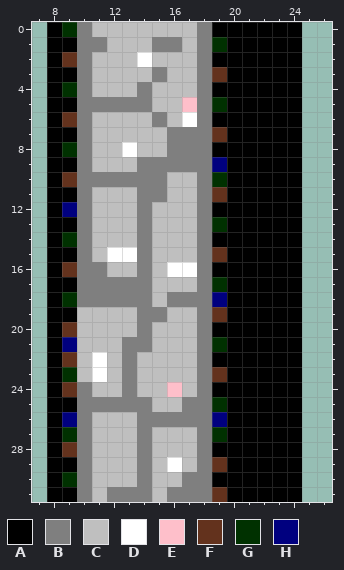
File history of a pixel-art sprite, wall/flagstone/flagstone_5.base.111.png. Above is the file before it was changed.
The file is 32x32 pixels. Shown: x 7..26, y 0..31.
Palette (. is transparent): A #000000  B #7f7f7f  C #bfbfbf  D #ffffff  E #febfca  F #63321d  G #003100  H #00007f
Pixels before, first column x 8:
 0 AGBCCCCCCCBAAAAAA
 1 AABBCCCBBCBGAAAAA
 2 AFBCCCDCCCBAAAAAA
 3 AABCCCCBCCBFAAAAA
 4 AGBCCCBCCCBAAAAAA
 5 AABBBBBCCEBGAAAAA
 6 AFBCCCCBCDBAAAAAA
 7 AABCCCCCBBBFAAAAA
 8 AGBCCDCCBBBAAAAAA
 9 AABCCCBBBBBHAAAAA
10 AFBBBBBBCCBGAAAAA
11 AABCCCBBCCBFAAAAA
12 AHBCCCBCCCBAAAAAA
13 AABCCCBCCCBGAAAAA
14 AGBCCCBCCCBAAAAAA
15 AABCDDBCCCBFAAAAA
16 AFBBCCBCDDBAAAAAA
17 AABBBBBCCCBGAAAAA
18 AGBBBBBCBBBHAAAAA
19 AACCCCBBCCBFAAAAA
20 AFCCCCBCCCBAAAAAA
21 AHCCCBBCCCBGAAAAA
22 AFCDCBCCCCBAAAAAA
23 AGCDCBCCCCBFAAAAA
24 AFBCCBCCECBAAAAAA
25 AABBBBBCCBBGAAAAA
26 AHBCCCBBBBBHAAAAA
27 AGBCCCBCCCBGAAAAA
28 AFBCCCBCCCBAAAAAA
29 AABCCCBCDCBFAAAAA
30 AGBCCCBCCBBAAAAAA
31 AABCBBBCBBBFAAAAA
After:
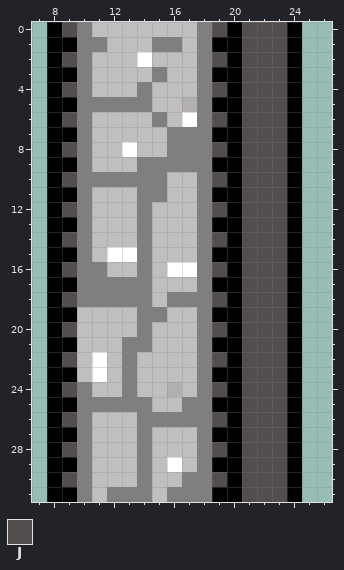
Colours new in this view: J #534d4d
From old to new:
colour E: #febfca -> #b3afaf
Changed rows in their new state; - is a pixel that keeps its letter.
first column x 9:
 0 J---------J-JJJ
 1 ----------A-JJJ
 2 J---------J-JJJ
 3 ----------A-JJJ
 4 J---------J-JJJ
 5 ----------A-JJJ
 6 J---------J-JJJ
 7 ----------A-JJJ
 8 J---------J-JJJ
 9 ----------A-JJJ
10 J---------J-JJJ
11 ----------A-JJJ
12 J---------J-JJJ
13 ----------A-JJJ
14 J---------J-JJJ
15 ----------A-JJJ
16 J---------J-JJJ
17 ----------A-JJJ
18 J---------J-JJJ
19 ----------A-JJJ
20 J---------J-JJJ
21 A---------A-JJJ
22 J---------J-JJJ
23 A---------A-JJJ
24 J---------J-JJJ
25 ----------A-JJJ
26 J---------J-JJJ
27 A---------A-JJJ
28 J---------J-JJJ
29 ----------A-JJJ
30 J---------J-JJJ
31 ----------A-JJJ
Boxes around the changes in both pictures, in picture pixels (x1, y1, x2, y2):
changed: (62, 22, 77, 487)
changed: (167, 22, 287, 502)
